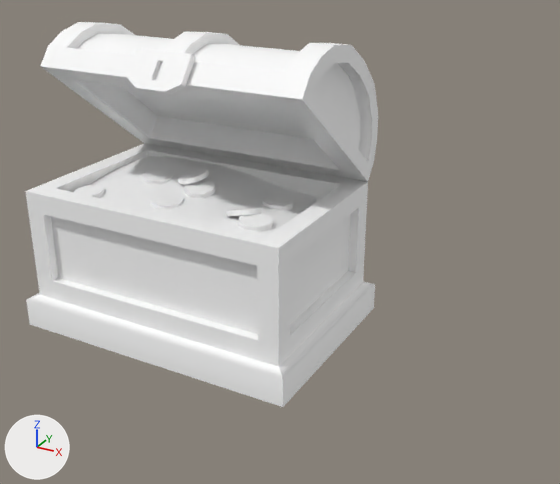
A saved change to the glTF model EverythingLibraryBrowser/models/human/human-containers-treasure-chest/human-containers-treasure-chest_v1.glb.
The view is the same before and after, from a 50 mm camera at (0.837, -1.202, 0.807) aimed at (0.187, -0.019, 0.215). The axes (+X, +Y, +Z) are drawn at lower left. The lights are the same throughout. The picture after the commit comes second. Vertices at exactly the same position are counted once.

Names of what the first picture shows: 'Treasure Chest'.
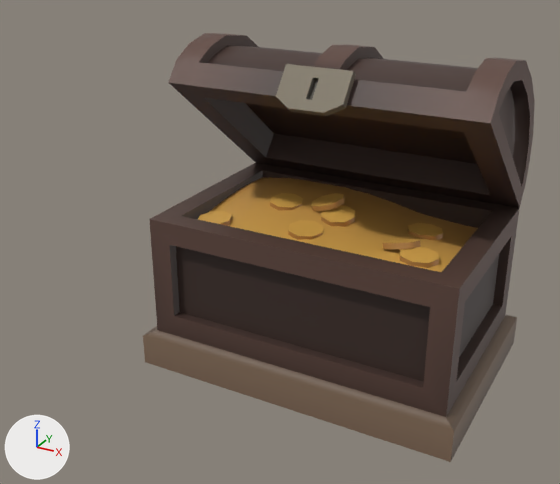
Scene script edits in JSON lines:
```json
{"block": "me_mesh_004", "where": "# used by ob_treasure_chest; location = (0.0, 0.0, 0.0)"}
{"op": "remove", "block": "me_mesh_004", "code": "me_mesh_004.from_pydata(...)  # 485 vertices, 892 faces; spans x -0.3..0.3, y -0.215..0.215, z 0.0..0.587"}
{"op": "remove", "block": "me_mesh_004", "code": "me_mesh_004.materials.append(mat_mat_standard_235)"}
{"op": "add", "block": "me_mesh_004", "code": "me_mesh_004.from_pydata(...)  # 221 vertices, 376 faces; spans x -0.248..0.248, y -0.17..0.152, z 0.254..0.312"}
{"block": "me_mesh_004", "change": "me_mesh_004 part 1: the loose piece of 184 vertices spanning x -0.281..0.281, y -0.117..0.215, z 0.291..0.587 is deleted"}
{"block": "me_mesh_004", "change": "me_mesh_004 part 2: the loose piece of 56 vertices spanning x -0.3..0.3, y -0.215..0.197, z 0.0..0.291 is deleted"}
{"block": "me_mesh_004", "change": "me_mesh_004 part 3: the loose piece of 24 vertices spanning x -0.059..0.059, y -0.143..-0.088, z 0.502..0.568 is deleted"}
{"block": "me_mesh_004", "change": "me_mesh_004 part 4: 376 kept faces spanning x -0.248..0.248, y -0.17..0.152, z 0.254..0.312 get new vertex colours"}
{"op": "add", "block": "me_mesh_001", "code": ["me_mesh_001 = bpy.data.meshes.new('Mesh.001')", "me_mesh_001.from_pydata(...)  # 264 vertices, 516 faces; spans x -0.3..0.3, y -0.215..0.215, z 0.0..0.587", "me_mesh_001.materials.append(mat_mat_standard_235)"]}
{"op": "set", "path": "ob_treasure_chest.location", "old": "(0.0, 0.0, 0.0)", "new": "(0.3, 0.0, 0.0)"}
{"op": "add", "block": "ob_treasure_chest_001", "code": ["ob_treasure_chest_001 = bpy.data.objects.new('Treasure Chest.001', me_mesh_001)", "ob_treasure_chest_001.location = (0.3, 0.0, 0.0)"]}
```

Changed parts and their boxes (x1, y1, x2, y2) in the pictures (560 x 484 px):
```json
{"object": "Treasure Chest.001", "change": "added", "after": [143, 33, 535, 462]}
{"object": "Treasure Chest", "change": "reshaped, moved", "before": [25, 22, 378, 407], "after": [198, 177, 478, 272]}
{"part": 1, "of": "me_mesh_004", "change": "deleted", "before": [40, 22, 378, 182]}
{"part": 2, "of": "me_mesh_004", "change": "deleted", "before": [25, 143, 375, 407]}
{"part": 3, "of": "me_mesh_004", "change": "deleted", "before": [127, 48, 195, 95]}
{"part": 4, "of": "me_mesh_004", "change": "recoloured", "before": [74, 157, 321, 235], "after": [198, 177, 478, 272]}
```
